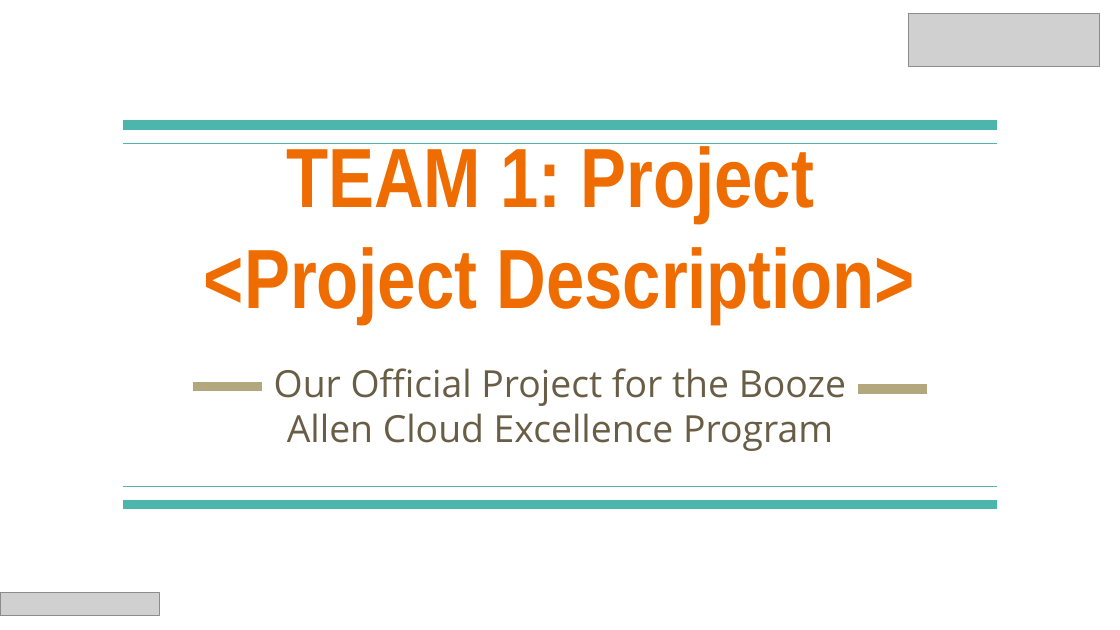
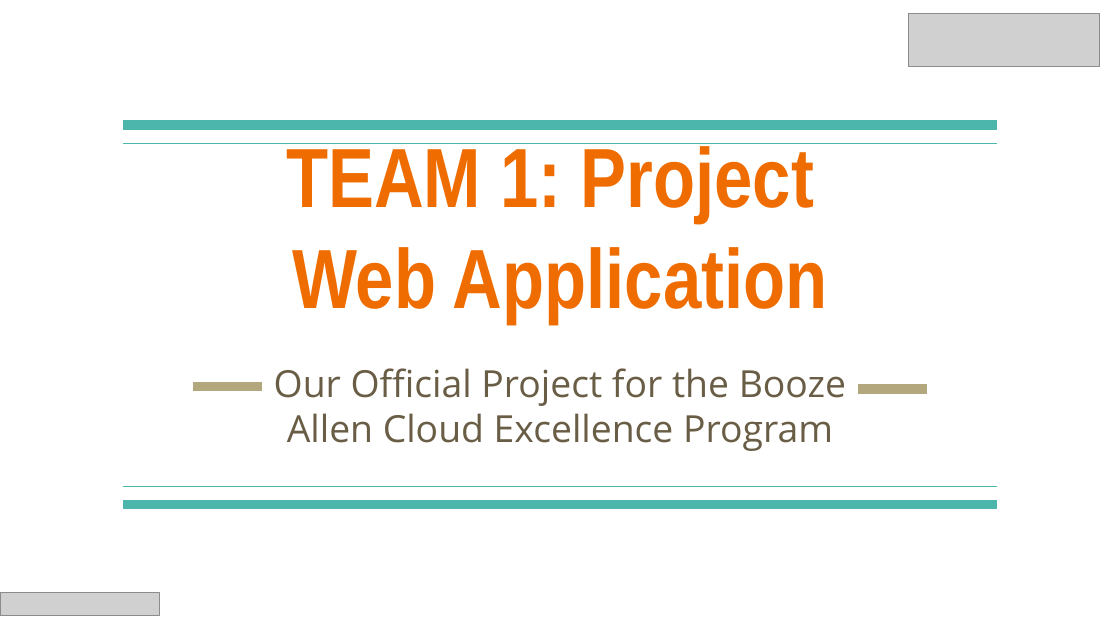
Before and after one commit to kbriggzi/Team1, a slide deck: slide 2 of BAH CE Team Presentation Template.pptx. Drawn at 1120x630 pixels with LibreOffice and Linux fonts; fonts in the diff are those of the drawing; grey boxes stand for pictures. Boxes give left, top, right and bottom in pixels: in the first picture for what was removed or moved away, otherwise in the second. Text is boxed around its words. In the diff, an @@ line names an element or a change of style, - is before the commit and + after.

```diff
--- a/BAH CE Team Presentation Template.pptx
+++ b/BAH CE Team Presentation Template.pptx
@@ title at [286,143,828,323]: text changed @@
-TEAM 1: Project
-<Project Description>
+TEAM 1: Project
+Web Application
```
Also in this commit, not shown: 4 other slides changed.
